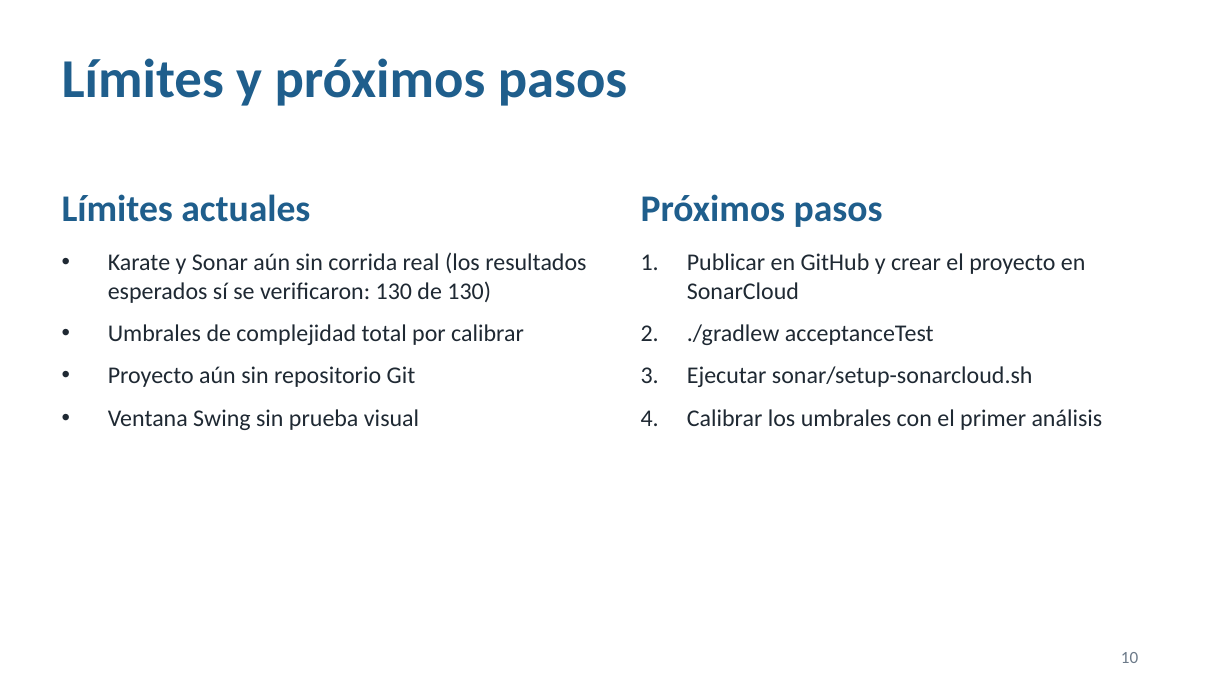
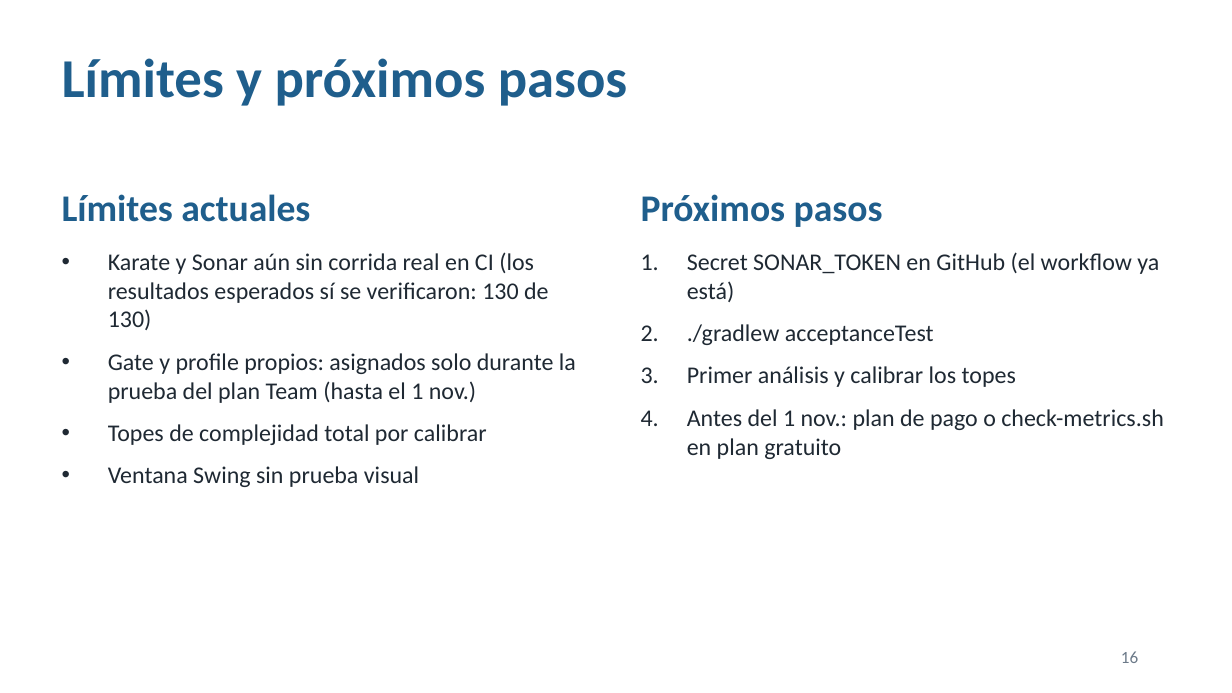
Before and after one commit to carolinacardonaUdeA/calidad-software, a slide deck: slide 16 of docs/Presentacion_Calidad_Calculadora.pptx (slide 10 before the commit). Drawn at 1232x693 pixels with LibreOffice and Linux fonts; fonts in the diff are those of the drawing. Boxes give left, top, right and bottom in pixels: in the first picture for what was removed or moved away, otherwise in the second. Text is boxed around its words. In the diff, an @@ line names an element or a change of style, - is before the commit and + after.

Commit message:
configuracion sonar

```diff
--- a/docs/Presentacion_Calidad_Calculadora.pptx
+++ b/docs/Presentacion_Calidad_Calculadora.pptx
@@ text at (108,252,576,445): text changed @@
-• Karate y Sonar aún sin corrida real (los resultados esperados sí se verificaron: 130 de 130)
-• Umbrales de complejidad total por calibrar
-• Proyecto aún sin repositorio Git
+• Karate y Sonar aún sin corrida real en CI (los resultados esperados sí se verificaron: 130 de 130)
+• Gate y profile propios: asignados solo durante la prueba del plan Team (hasta el 1 nov.)
+• Topes de complejidad total por calibrar
@@ text at (687,252,1159,302): text changed @@
-1. Publicar en GitHub y crear el proyecto en SonarCloud
+1. Secret SONAR_TOKEN en GitHub (el workflow ya está)
@@ text at (687,366,1164,459): text changed @@
-3. Ejecutar sonar/setup-sonarcloud.sh
-4. Calibrar los umbrales con el primer análisis
+3. Primer análisis y calibrar los topes
+4. Antes del 1 nov.: plan de pago o check-metrics.sh en plan gratuito
@@ page number at (1121,651,1138,663): text changed @@
-10
+16
```
Also in this commit, not shown: 7 other slides changed, 7 slides added, 1 slide removed, 7 other files.
